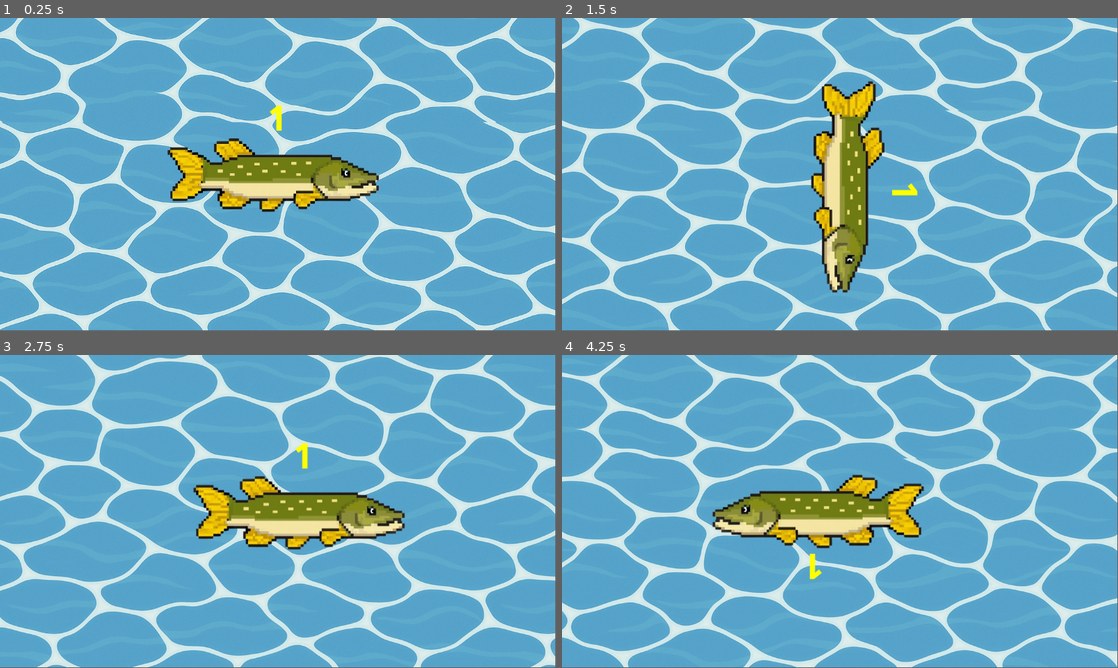
Above: before the commit, frames 1-4 (two rows, left to right).
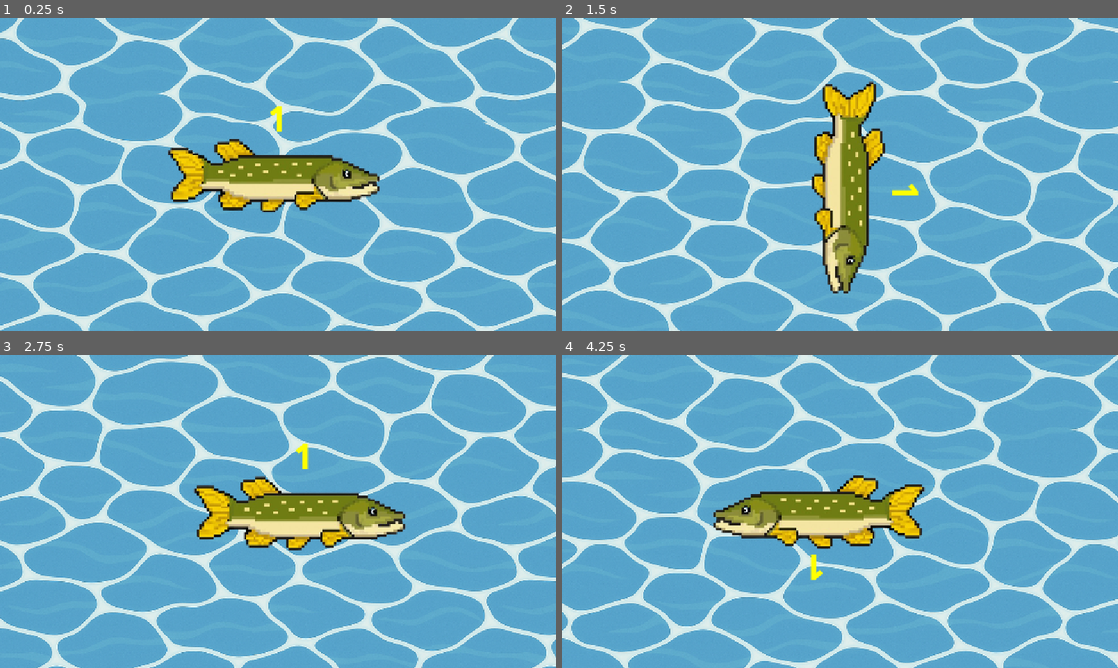
Above: after the commit, the same moments.

Repository: Mariapori/kalapeli
Game: Godot game, scene res://scenes/pelimaailma.tscn
Same seed, same stepped clock (60 frames per second), same inputs: the game is played once before the commit and once after it.
Inputs:
- Up to frame 1 (0.25 s): no input
- Up to frame 2 (1.5 s): tap Enter at 0.5 s; hold D 0.53-1.28 s; hold S from 1.28 s (still down)
- Up to frame 3 (2.75 s): release S at 2.03 s; hold D from 2.03 s (still down)
- Up to frame 4 (4.25 s): release D at 2.78 s; hold W 2.78-3.53 s; hold A from 3.53 s (still down)
In our replay, the window is 799x449 before the commit and 800x450 after it. These sizes can differ from the game's own. Grey fills any space a smaller window leaves; there, only what the larger window draws over its background counts as a difference.

The runs differ from the first frame. In frame 1, 6.7% of the frame differs, in the area x 0-100%, y 0-100%; in frame 2, 6.4%; in frame 3, 6.8%; in frame 4, 6.9%.

Commit message:
More logics

Diff:
--- a/project.godot
+++ b/project.godot
@@ -14,6 +14,10 @@
 run/main_scene="uid://b7p870qpog5wc"
 config/features=PackedStringArray("4.4", "Mobile")
 
+[display]
+
+window/stretch/mode="canvas_items"
+
 [global_group]
 
 player=""
@@ -25,3 +29,4 @@
 [rendering]
 
 renderer/rendering_method="mobile"
+textures/vram_compression/import_etc2_astc=true
--- a/scripts/spawner.gd
+++ b/scripts/spawner.gd
@@ -52,7 +52,7 @@
 
 		# Luodaan uusi kala
 		var fish = fish_scene.instantiate() as Node2D
-		fish.level = clamp(randi() % (player.level + 1), 1, player.level + 1)
+		fish.level = clamp(randi() % (player.level + 1), 1, player.level + 50)
 		fish.global_position = spawn_position
 		get_parent().add_child(fish)
 		# Lisätään kala ryhmään "fish", jotta sitä voidaan myöhemmin hakea helposti
Binary file added: Html/Kalapeli.apple-touch-icon.png
Binary file added: Html/Kalapeli.icon.png
Binary file added: Html/Kalapeli.png
Binary file added: Kalapeli.apple-touch-icon.png
Not shown, added: Kalapeli.apple-touch-icon.png.import
Binary file added: Kalapeli.icon.png
Not shown, added: Kalapeli.icon.png.import
Binary file added: Kalapeli.png
Not shown, added: Kalapeli.png.import
Not shown, added: export_presets.cfg
Not shown, changed: .DS_Store
Not shown, added: Html/Arkisto.zip
(and 12 more such lines)
